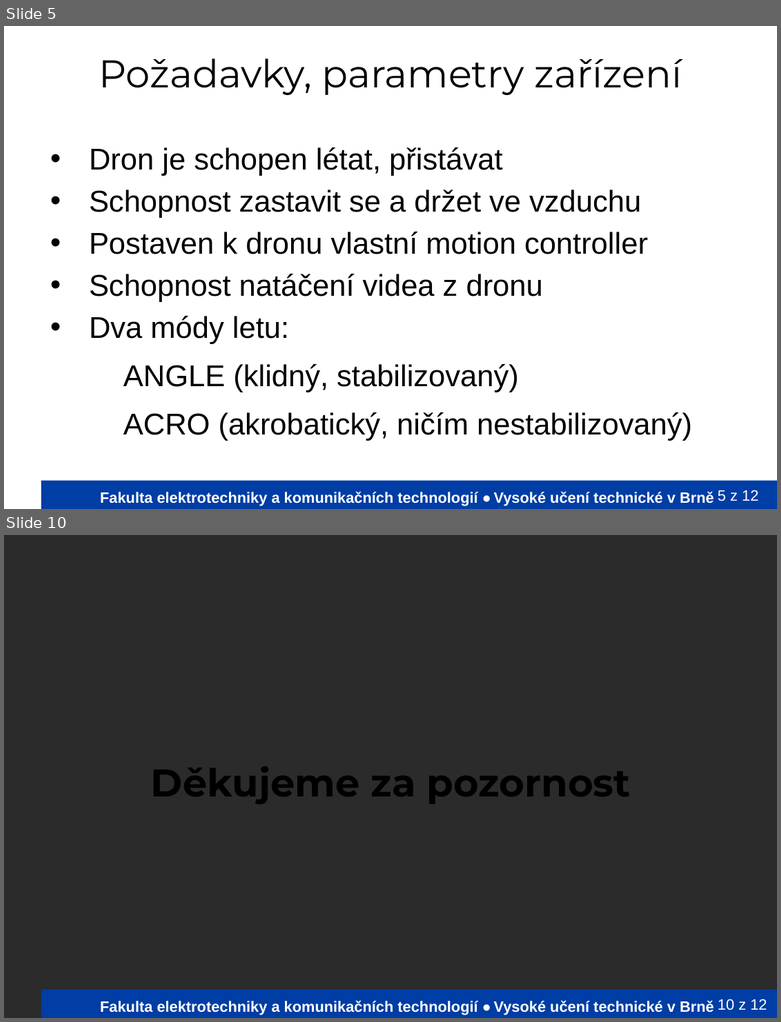
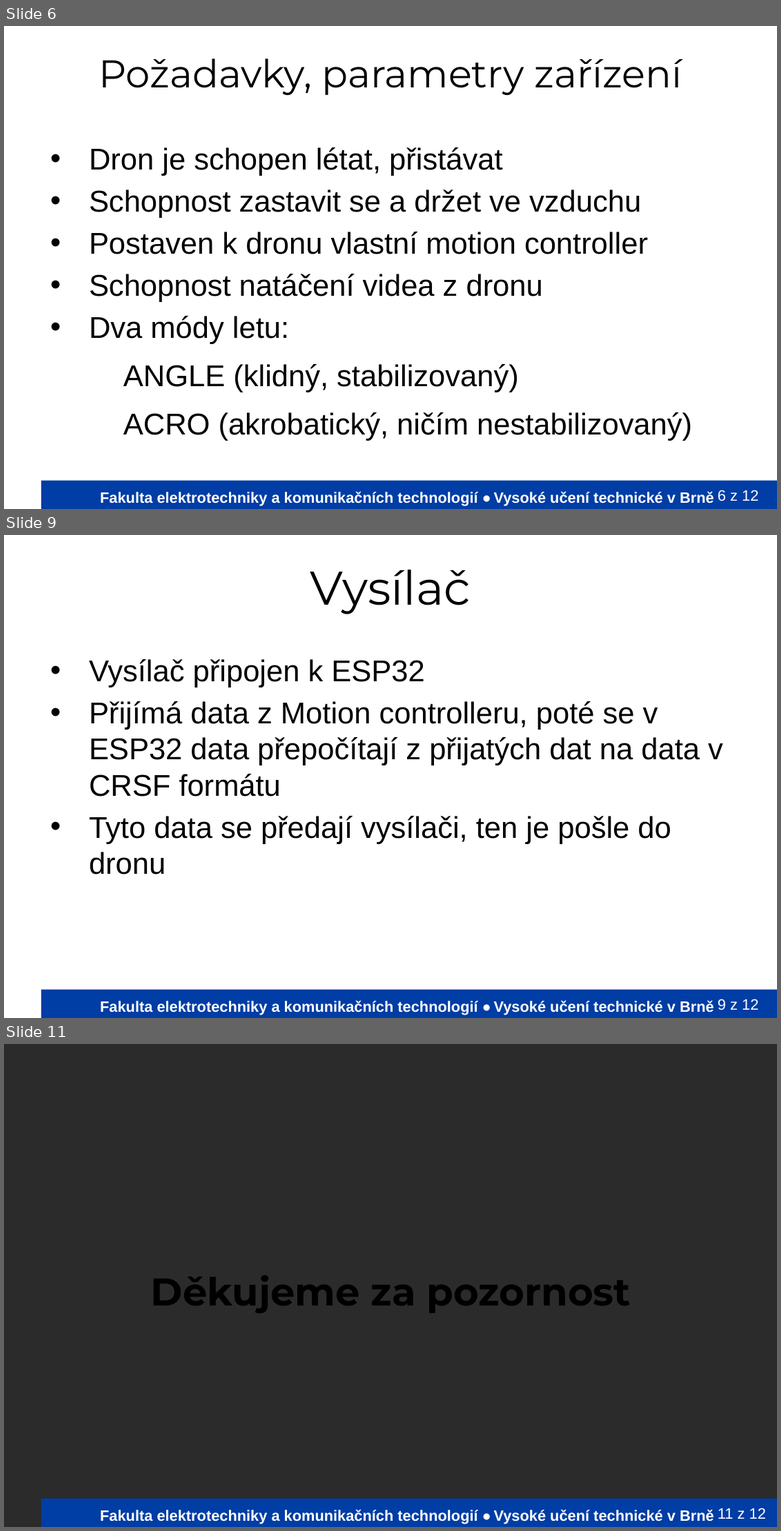
Before and after one commit to Mi-Tom/micro-controlers, a slide deck: PrezentaceVUT/VyvojovyDiagramVUT.odp. Shown one above the other, each under a label of ours: slides 5 and 10 before the commit, slides 6, 9 and 11 after it; the slides between them are not shown. The pictures are 781x1022 and 781x1531 pixels, drawn with LibreOffice and Linux fonts; fonts in the diff are those of the drawing; background and template pictures are left out; a plain dark background stands for a picture behind light text. Boxes give left, top, right and bottom in pixels: in the first picture for what was removed or moved away, otherwise in the second. Text is boxed around its words. In the diff, an @@ line names an element or a change of style, - is before the commit and + after.

```diff
--- a/PrezentaceVUT/VyvojovyDiagramVUT.odp
+++ b/PrezentaceVUT/VyvojovyDiagramVUT.odp
@@ slide 9 added at (x1=4, y1=535, x2=777, y2=1018), background picture (left out); not listed: 3 template elements that a slide beside it also shows @@
@@ title added at (x1=310, y1=569, x2=471, y2=614), 44 pt, text #000000 @@
+Vysílač
@@ text added at (x1=89, y1=659, x2=723, y2=874), 28 pt, text #000000 @@
+• Vysílač připojen k ESP32
+• Přijímá data z Motion controlleru, poté se v ESP32 data přepočítají z přijatých dat na data v CRSF formátu
+• Tyto data se předají vysílači, ten je pošle do dronu
@@ what was slide 5 is now slide 6 @@
@@ page number at (x1=717, y1=490, x2=758, y2=501): text changed @@
-5 z 12
+6 z 12
@@ what was slide 10 is now slide 11 @@
@@ page number at (x1=717, y1=1508, x2=766, y2=1519): text changed @@
-10 z 12
+11 z 12
```
Also in this commit, not shown: 2 slides changed, 4 other slides added, 4 slides removed.
